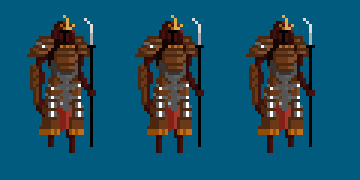
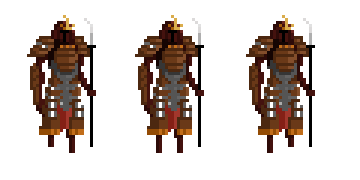
Two versions of the same layered image (w=360, h=180). Layer-by-layer changes:
painted on "Kings Guard" over [27, 6, 360, 180]
removed layer "Kings Guard" (2nd of 3) over [48, 6, 276, 180]
removed layer "Kings Guard" (3rd of 3) over [0, 6, 102, 180]
removed layer "Background" over [0, 0, 360, 180]
